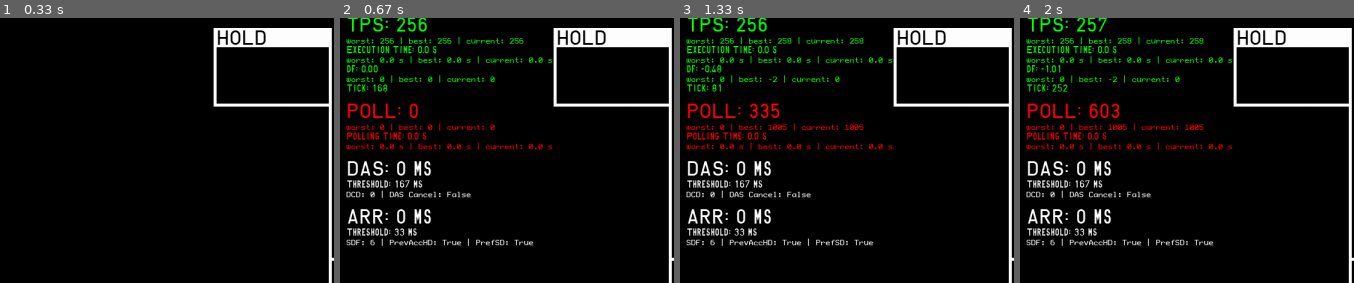
Above: before the commit, frames 1-4 (left to right).
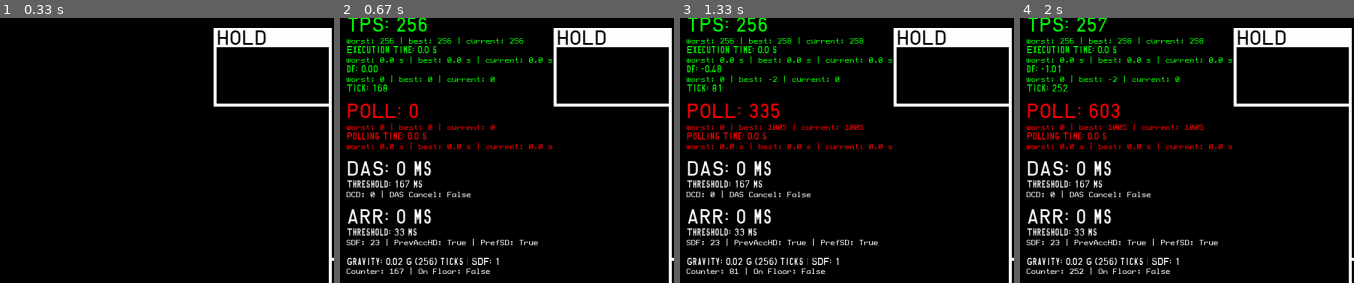
Above: after the commit, the same moments.

Repository: Ma1achy/TETR.PY
Game: pygame game, started from main.py
The game is run twice, just before and just after one commit, with the same random seed, the same clock (stepped at 60 frames per second) and the same inputs.
Inputs:
- Up to frame 1 (0.33 s): no input
- Up to frame 2 (0.67 s): tap F3 at 0.33 s
- Up to frame 3 (1.33 s): tap Space at 0.67, 1 s
- Up to frame 4 (2 s): no input
The pictures show only the part of the screen within x 0-50%, y 12-62%; the shares and areas given below are measured in that part.

Frame 1 is identical in both runs. In frame 2, 1.9% of the frame differs, in the area x 1-60%, y 83-97%; in frame 3, 1.9%; in frame 4, 1.9%.

Commit message:
soft dropping and soft drop factor implemented

Diff:
--- a/config.py
+++ b/config.py
@@ -3,6 +3,18 @@
         """
         Configuration of the game
         """
+
+        self.HANDLING_SETTINGS = {
+            'ARR' :33,           # Auto repeat rate (int) in ms: The speed at which tetrominoes move when holding down the movement keys (ms)
+            'DAS' :167,          # Delayed Auto Shift (int) in ms: The time between the inital key press and the automatic repeat movement (ms)
+            'DCD' :0,            # DAS Cut Delay (int) in ms: If none-zero, any ongoing DAS movement will pause for a set amount of time after dropping/rorating a piece (ms)
+            'SDF' : 23,          # Soft Drop Facor (int): The factor the soft dropping scales the current gravity by, or 'inf' for instant soft drop
+            'PrevAccHD': True,   # Prevent Accidental Hard Drops (bool): When a piece locks on its own, the harddrop action is disabled for a few frames
+            'DASCancel': False,  # Cancel DAS When Changing Directions (bool): If true, the DAS timer will reset if the opposite direction is pressed
+            'PrefSD':    True,   # Prefer Soft Drop Over Movement (bool): At very high speeds, the soft drop action will be prioritized over movement
+            'PrioriDir': True    # Prioritise the Most Recent Direction (bool): when True if both the left and right keys are held the more recent key to be held will be prioritised, if False no movement will be performed
+        }
+
         self.CAPTION = 'Four'
         self.WINDOW_WIDTH, self.WINDOW_HEIGHT = 1500, 900
         self.FOUR_INSTANCE_WIDTH, self.FOUR_INSTANCE_HEIGHT = 800, 900
--- a/core/handling.py
+++ b/core/handling.py
@@ -68,17 +68,7 @@
             Action.HOLD:                        pygame.K_c
         }
 
-        self.handling_settings = {
-            'ARR' :33,           # Auto repeat rate: The speed at which tetrominoes move when holding down the movement keys (ms)
-            'DAS' :167,          # Delayed Auto Shift: The time between the inital key press and the automatic repeat movement (ms)
-            'DCD' :0,           # DAS Cut Delay: If none-zero, any ongoing DAS movement will pause for a set amount of time after dropping/rorating a piece (ms)
-            'SDF' :6,           # Soft Drop Facor: The factor the soft dropping scales the current gravity by
-            'PrevAccHD': True,  # Prevent Accidental Hard Drops: When a piece locks on its own, the harddrop action is disabled for a few frames
-            'DASCancel': False, # Cancel DAS When Changing Directions: If true, the DAS timer will reset if the opposite direction is pressed
-            'PrefSD': True,     # Prefer Soft Drop Over Movement: At very high speeds, the soft drop action will be prioritized over movement
-            'PrioriDir': True   # Prioritise the Most Recent Direction: when True if both the left and right keys are held the more recent key to be held will be prioritised, if False no movement will be performed
-        }
-
+        self.handling_settings = self.config.HANDLING_SETTINGS
 
         self.key_states = {
             self.key_bindings[Action.MOVE_LEFT]:                     {'current': False, 'previous': False},
--- a/instance/four.py
+++ b/instance/four.py
@@ -4,7 +4,7 @@
 from core.handling import Action
 from instance.rotation import RotationSystem
 from utils import Vec2
-
+import math
 class Four():
     def __init__(self, core_instance, rotation_system = 'SRS'):
         """
@@ -38,8 +38,10 @@
 
         self.soft_drop_factor = 1
         self.gravity_counter = 0
-        self.gravity = 0.0167
+        self.gravity = 1/60
         self.move_down = False
+        self.G_units_in_ticks = 0
+        self.on_floor = False
 
     def loop(self, current_time, previous_time):
         """
@@ -50,6 +52,7 @@
         """
         self.current_time = current_time
         self.previous_time = previous_time
+        self.soft_drop_factor = 1
         self.actions_this_tick = []
         self.core_instance.handling.before_loop_hook()
 
@@ -86,7 +89,7 @@
         """
         if not self.game_over:
             self.__perform_actions()
-            self.__do_gravity(G = self.gravity * self.soft_drop_factor)
+            self.__do_gravity(self.gravity, self.soft_drop_factor)
             self.__update_current_tetromino()
             self.__clear_lines()
 
@@ -126,6 +129,7 @@
             self.matrix.piece = self.matrix.empty_matrix()
             self.matrix.insert_blocks(self.current_tetromino.blocks, self.current_tetromino.position, self.matrix.piece)
             self.current_tetromino.ghost()
+            self.on_floor = self.current_tetromino.is_on_floor()
 
     def __get_next_piece(self, hold:bool):
         """
@@ -224,9 +228,9 @@
                     if self.current_tetromino is not None:
                         self.__hard_drop()
 
-                case Action.SOFT_DROP:  # TEMP NEED TO INSTEAD MAKE SOFT_DROP CHANGE GRAVITY BY A FACTOR
-                    if self.current_tetromino is not None:
-
+                case Action.SOFT_DROP:
+                    if self.current_tetromino is not None:
+                        self.soft_drop_factor = self.config.HANDLING_SETTINGS['SDF']
                         self.__update_current_tetromino()
 
                 case Action.HOLD:
@@ -251,7 +255,6 @@
         """
         Activate the top out warning
         """
-
         if self.game_over:
             return
 
@@ -274,27 +277,27 @@
         else:
             self.danger = False
 
-    def __do_gravity(self, G):
+    def __do_gravity(self, G, soft_drop_factor = 1):
         """
         Perform gravity
 
         args:
             G (int): The gravity value in blocks per fractions of 1/60th of a second, i.e 1G = 1 block per 1/60th of a second
         """
+        if soft_drop_factor == 'inf':
+            self.__move_to_floor()
+
         if G == 0 or self.current_tetromino is None or self.current_tetromino.is_on_floor():
             self.gravity_counter = 0
             return
 
         elif G == 20:
-            for _ in range(self.config.MATRIX_HEIGHT - self.spawn_pos.y): # teleport to floor
-                self.current_tetromino.attempt_to_move_downwards()
-                if self.current_tetromino.is_on_floor():
-                    break
-        else:
-            # convert G from units of 1/60 seconds to units of ticks
-            G_units_in_ticks = self.config.TPS/(G * 60)
-
-            if self.gravity_counter >= int(G_units_in_ticks):
+            self.__move_to_floor()
+        else:
+            # convert G from units blocks per 1/60 seconds to units blocks per no. of ticks
+            self.G_units_in_ticks = self.config.TPS/((G * soft_drop_factor) * 60)
+
+            if self.gravity_counter >= int(self.G_units_in_ticks):
                 self.__gravity_tick()
             else:
                 self.gravity_counter += 1
@@ -305,6 +308,13 @@
         """
         self.current_tetromino.attempt_to_move_downwards()
         self.gravity_counter = 0
+
+    def __move_to_floor(self):
+        """
+        Move the current tetromino to the floor
+        """
+        while not self.current_tetromino.is_on_floor():
+            self.current_tetromino.attempt_to_move_downwards()
 
 class Queue():
     def __init__(self, rng, length = 5):
@@ -406,3 +416,10 @@
         self.held_tetromino = four_instance.held_tetromino
         self.game_over = four_instance.game_over
         self.danger = four_instance.danger
+
+        self.gravity = four_instance.gravity
+        self.gravity_counter = four_instance.gravity_counter
+        self.soft_drop_factor = four_instance.soft_drop_factor
+        self.G_units_in_ticks = four_instance.G_units_in_ticks
+        self.on_floor = four_instance.on_floor
+        self.soft_drop_factor = four_instance.soft_drop_factor
--- a/instance/tetromino.py
+++ b/instance/tetromino.py
@@ -127,6 +127,8 @@
             for x, val in enumerate(row)
         ):
             return True
+        else:
+            return False
 
     def __rotate_cw(self):
         """
--- a/main.py
+++ b/main.py
@@ -4,8 +4,6 @@
 
 #TODO:
 # === Handling ===
-
-# - Soft Drop Facor: The factor the soft dropping scales the current gravity by
 
 # - Implement Prefer Soft Drop Over Movement: At very high speeds, the soft drop action will be prioritized over movement
 
--- a/render/render.py
+++ b/render/render.py
@@ -17,8 +17,15 @@
         self.window = window
         self.config = Config()
         self.four_surface = self.__init_four_surface()
+
         self.danger = False
         self.game_over = False
+        self.gravity = 0
+        self.gravity_counter = 0
+        self.soft_drop_factor = 1
+        self.G_units_in_ticks = 0
+        self.on_floor = False
+        self.soft_drop_factor = 1
 
         # fonts
         self.hun2_big = Font(self.config.GRID_SIZE).hun2()
@@ -42,8 +49,16 @@
             debug_dict (dict): the dictionary of debug information
         """
         self.surfaces = []
+
         self.danger = four.danger
         self.game_over = four.game_over
+        self.gravity = four.gravity
+        self.gravity_counter = four.gravity_counter
+        self.soft_drop_factor = four.soft_drop_factor
+        self.G_units_in_ticks = four.G_units_in_ticks
+        self.on_floor = four.on_floor
+        self.soft_drop_factor = four.soft_drop_factor
+
         self.four_surface.fill((0, 0, 0))
         self.window.fill((0, 0, 0))
 
@@ -430,6 +445,10 @@
 
         debug_surfaces.append((self.pfw_small.render(f'SDF: {debug_dict["SDF"]} | PrevAccHD: {debug_dict["PREVHD"]} | PrefSD: {debug_dict["PREFSD"]}', True, (255, 255, 255)), (self.config.GRID_SIZE // 2, self.config.GRID_SIZE * 15)))
 
+        debug_surfaces.append((self.hun2_small.render(f'Gravity: {self.gravity:.2f} G ({int(self.G_units_in_ticks)}) ticks | SDF: {self.soft_drop_factor}', True, (255, 255, 255)), (self.config.GRID_SIZE // 2, self.config.GRID_SIZE * 16)))
+
+        debug_surfaces.append((self.pfw_small.render(f'Counter: {self.gravity_counter} | On Floor: {self.on_floor}', True, (255, 255, 255)), (self.config.GRID_SIZE // 2, self.config.GRID_SIZE * 16.5)))
+
         for surface, coords in debug_surfaces:
             self.window.blit(surface, coords)
 
